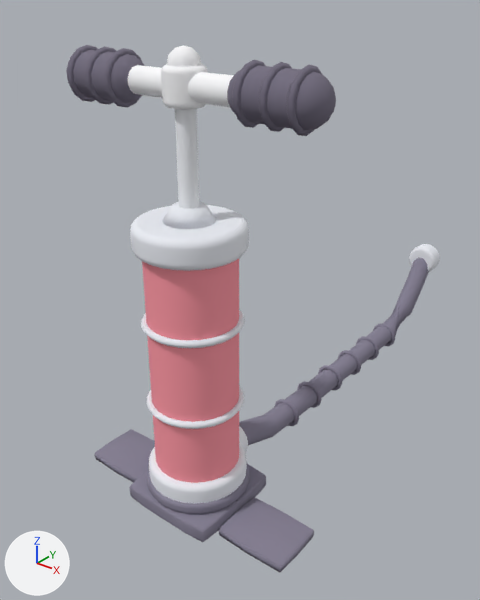
A saved change to the OBJ model assets/meshes/Plunger.obj.
Both versions are drawn from a camera (50 mm lens) standing at (3.51, -3.74, 4.62) and looking at (-0.55, 1.34, 1.47). The axes (+X, +Y, +Z) are drawn at lower left. The lights are the same throughout. The picture after the commit comes second. Where no turn or scale is listed for an object, it has been applied to the vertices. Vertices at exactly the same position are counted once.

Names of what the first picture shows: 'Barrel', 'Chrome', 'Grips', 'Handle', 'Hose', 'PumpBase', 'Rod'.
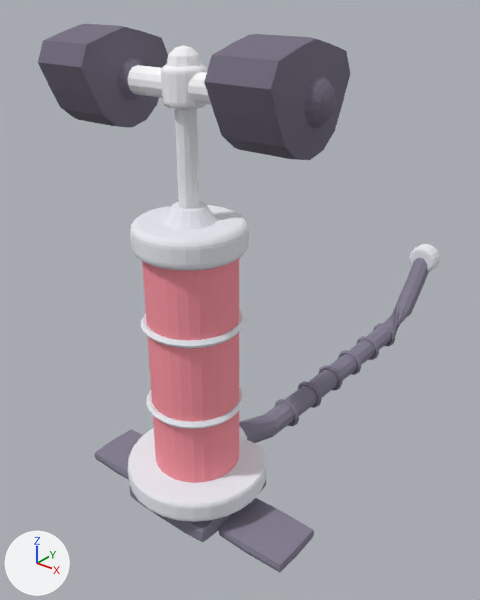
What differs and where, as boxes [x1, y1, x2, y2] in the pictures (480 x 600 px; the box of a moved part takes in the faces that stretch with it):
'Grips', reshaped (15% wider, 49% taller)
    before: [66, 45, 336, 136]
    after: [38, 24, 350, 160]
'Chrome', reshaped
    before: [130, 201, 440, 504]
    after: [128, 201, 440, 522]
part 1 of me_chrome, moved or reshaped
    before: [149, 442, 247, 504]
    after: [128, 428, 267, 522]
part 2 of me_chrome, shading changed
    before: [141, 204, 248, 504]
    after: [128, 204, 267, 522]
part 3 of me_grips, moved or reshaped
    before: [66, 50, 137, 103]
    after: [38, 24, 168, 127]
part 4 of me_grips, moved or reshaped
    before: [229, 65, 325, 131]
    after: [204, 34, 350, 160]

The edits, one by one:
me_chrome is used by ob_chrome; location (0.0, 0.0, 0.0).
me_chrome had 1221 vertices, 2424 faces and spanned x -0.48..0.48, y -0.48..5.05, z 0.18..2.98.
me_chrome now has 1221 vertices, 2424 faces and spans x -0.67..0.67, y -0.67..5.05, z 0.18..2.98.
me_chrome part 1: 150 of 1221 vertices moved; they spanned x -0.47..0.47, y -0.47..0.42, z 0.28..0.48 and now span x -0.67..0.67, y -0.67..0.52, z 0.28..0.48; mean shift (0.0, -0.03, 0.0); largest move (-0.2, -0.41, 0.28) -> (-0.28, -0.59, 0.28).
me_chrome part 2: all faces are now shaded flat (2424 of 2424 changed).
me_grips is used by ob_grips; location (0.0, 0.0, 0.0).
me_grips had 676 vertices, 1344 faces and spanned x -1.26..1.26, y -0.22..0.22, z 3.67..4.12.
me_grips now has 676 vertices, 1344 faces and spans x -1.26..1.26, y -0.47..0.47, z 3.51..4.29.
me_grips part 3: 56 of 676 vertices moved; they spanned x -1.12..-0.6, y -0.19..0.19, z 3.71..4.09 and now span x -1.12..-0.6, y -0.47..0.47, z 3.51..4.29; mean shift (0.0, 0.0, 0.01); largest move (-0.6, 0.18, 3.94) -> (-0.6, 0.46, 4.03).
me_grips part 4: 56 of 676 vertices moved; they spanned x 0.6..1.12, y -0.19..0.19, z 3.71..4.09 and now span x 0.6..1.12, y -0.47..0.47, z 3.51..4.29; mean shift (0.0, 0.0, 0.01); largest move (1.12, 0.18, 3.94) -> (1.12, 0.46, 4.03).
